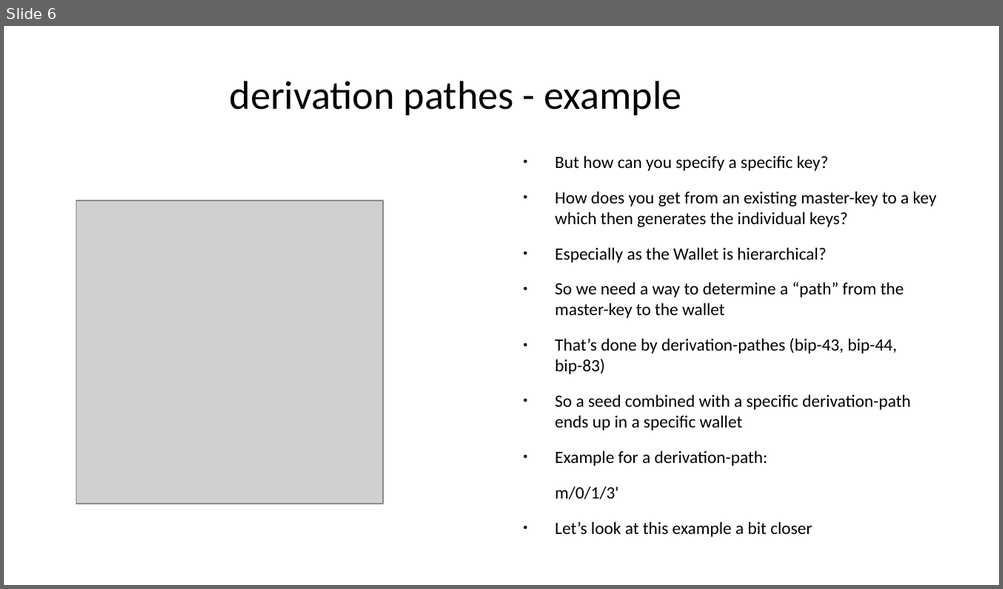
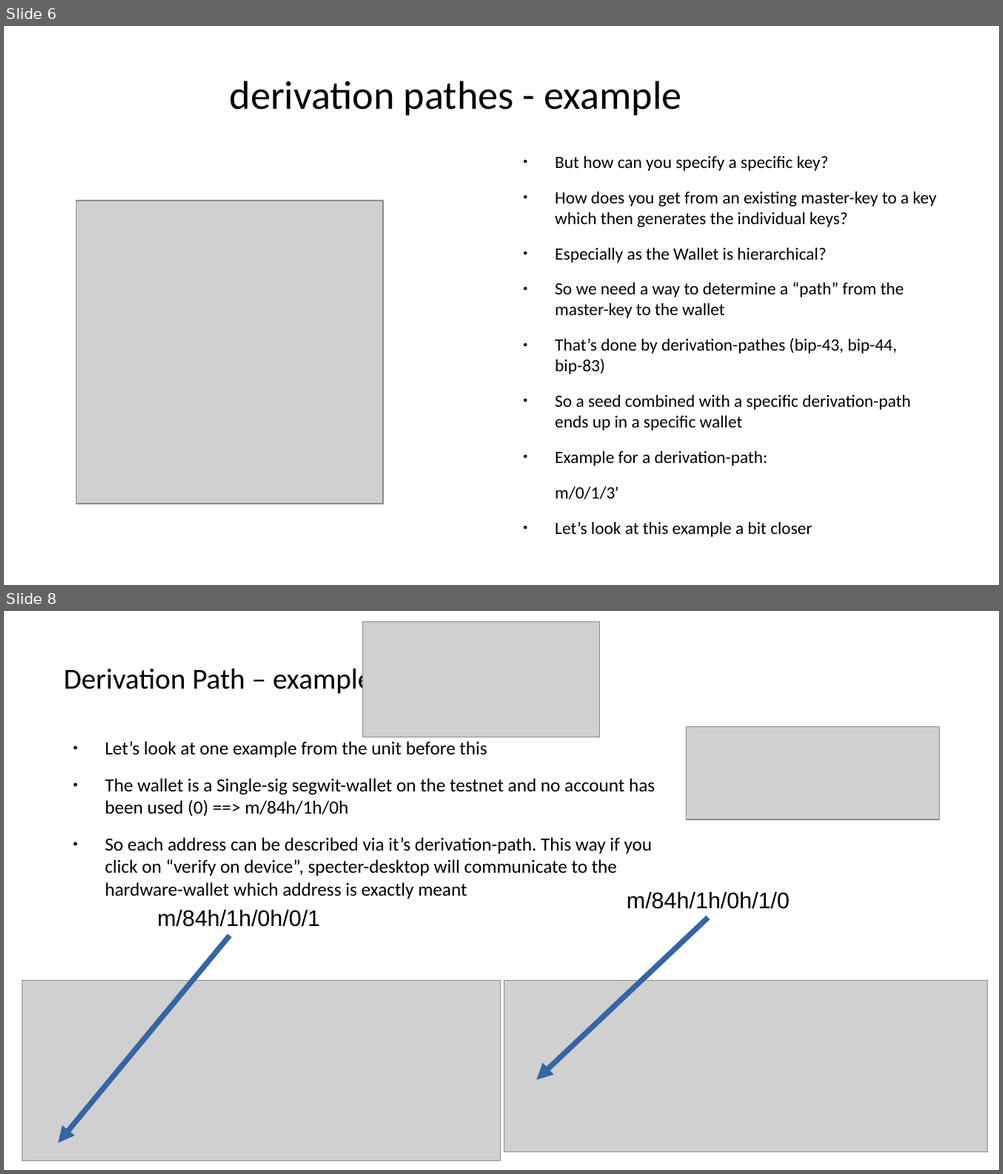
Before and after one commit to cryptoadvance/specter-education, a slide deck: content/bitcoin201/01_HD-wallets-deriv-path-addr-typed.odp. Shown one above the other, each under a label of ours: slide 6 before the commit, slides 6 and 8 after it; the slides between them are not shown. The pictures are 1003x589 and 1003x1174 pixels, drawn with LibreOffice and Linux fonts; fonts in the diff are those of the drawing; grey boxes stand for pictures. Boxes give left, top, right and bottom in pixels: in the first picture for what was removed or moved away, otherwise in the second. Text is boxed around its words. In the diff, an @@ line names an element or a change of style, - is before the commit and + after.

```diff
--- a/content/bitcoin201/01_HD-wallets-deriv-path-addr-typed.odp
+++ b/content/bitcoin201/01_HD-wallets-deriv-path-addr-typed.odp
@@ slide 8 added at (4, 611, 999, 1170), background #FFFFFF @@
@@ picture added at (362, 622, 600, 738) @@
@@ title added at (64, 664, 372, 696), 23.2 pt, text #000000 @@
+Derivation Path – example
@@ text added at (105, 741, 654, 899), 14.9 pt, text #000000 @@
+● Let’s look at one example from the unit before this
+● The wallet is a Single-sig segwit-wallet on the testnet and no account has been used (0) ==> m/84h/1h/0h
+● So each address can be described via it’s derivation-path. This way if you click on “verify on device”, specter-desktop will communicate to the hardware-wallet which address is exactly meant
@@ picture added at (686, 727, 939, 820) @@
@@ text added at (626, 892, 789, 909), 18 pt, text #000000 @@
+m/84h/1h/0h/1/0
@@ text added at (157, 910, 320, 927), 18 pt, text #000000 @@
+m/84h/1h/0h/0/1
@@ arrow added from (708, 918) to (537, 1080), #3465A4 4.31 pt @@
@@ arrow added from (230, 936) to (58, 1144), #3465A4 4.31 pt @@
@@ picture added at (22, 981, 501, 1162) @@
@@ picture added at (504, 981, 987, 1153) @@
```
Also in this commit, not shown: 2 other slides added, 3 other files.
